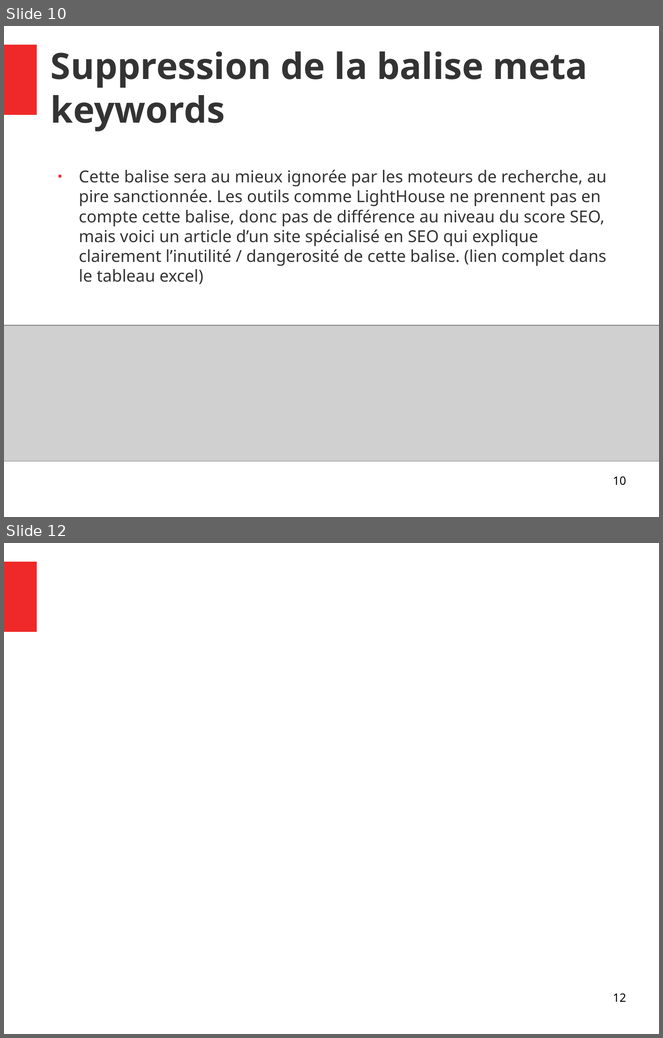
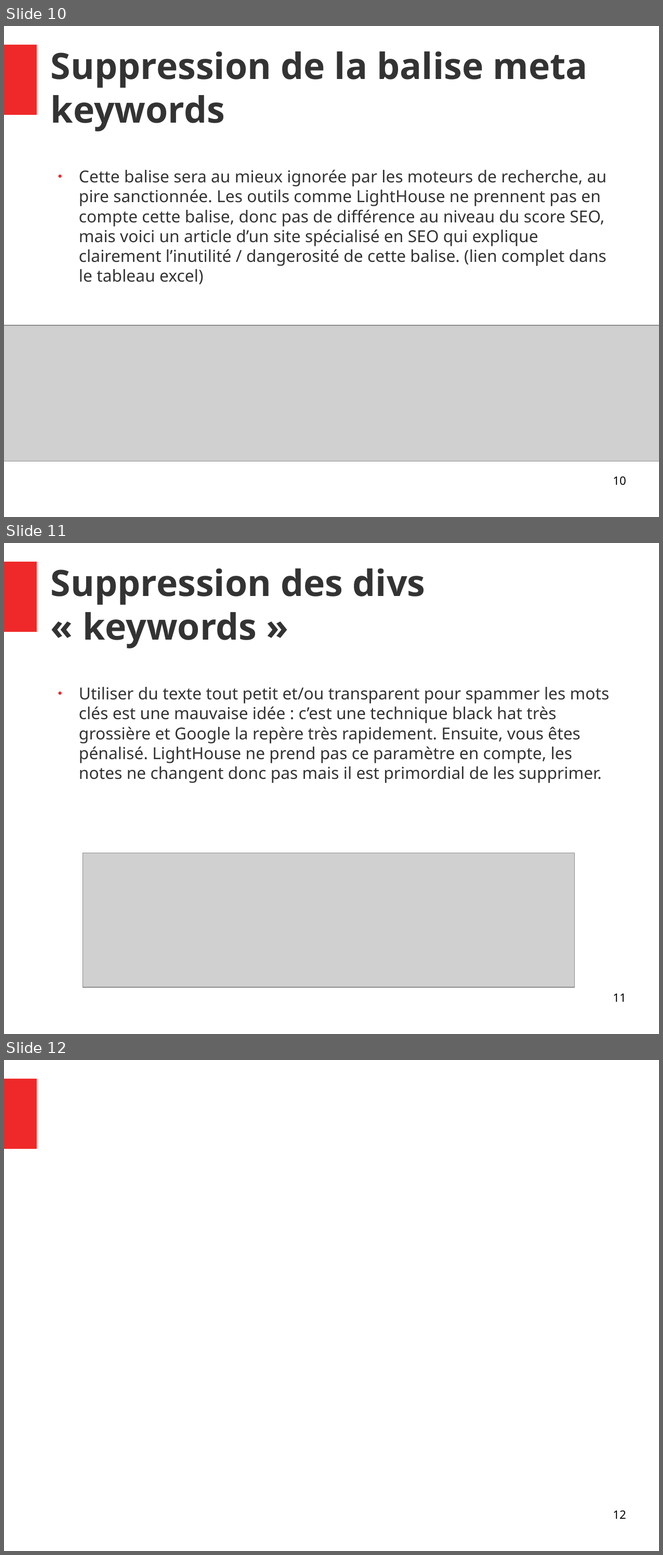
Before and after one commit to Vincent055681/VincentDiRaimondo_4_10052021, a slide deck: audit/Rapport.odp. Shown one above the other, each under a label of ours: slides 10 and 12 before the commit, slides 10, 11 and 12 after it; the slides between them are not shown. The pictures are 663x1038 and 663x1555 pixels, drawn with LibreOffice and Linux fonts; fonts in the diff are those of the drawing; grey boxes stand for pictures. Boxes give left, top, right and bottom in pixels: in the first picture for what was removed or moved away, otherwise in the second. Text is boxed around its words. In the diff, an @@ line names an element or a change of style, - is before the commit and + after.

```diff
--- a/audit/Rapport.odp
+++ b/audit/Rapport.odp
@@ slide 11 added at bbox=[4, 543, 659, 1034], background #FFFFFF; not listed: 1 template element that a slide beside it also shows @@
@@ title added at bbox=[51, 568, 426, 649], 44 pt, text #333333, bold @@
+Suppression des divs « keywords »
@@ text added at bbox=[79, 687, 610, 783], 20 pt, text #333333 @@
+● Utiliser du texte tout petit et/ou transparent pour spammer les mots clés est une mauvaise idée : c’est une technique black hat très grossière et Google la repère très rapidement. Ensuite, vous êtes pénalisé. LightHouse ne prend pas ce paramètre en compte, les notes ne changent donc pas mais il est primordial de les supprimer.
@@ picture added at bbox=[83, 853, 575, 988] @@
@@ page number added at bbox=[613, 994, 626, 1002], 14 pt, text #000000 @@
+11
```
Also in this commit, not shown: 1 slide changed, 1 slide removed, 2 other files.
